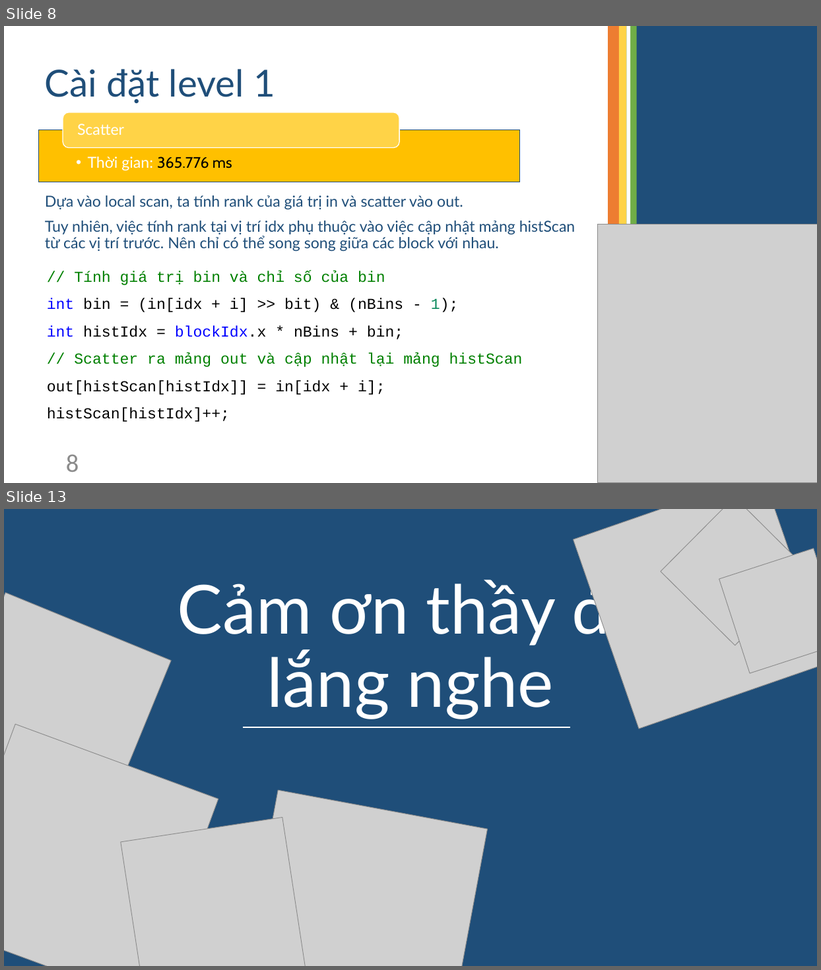
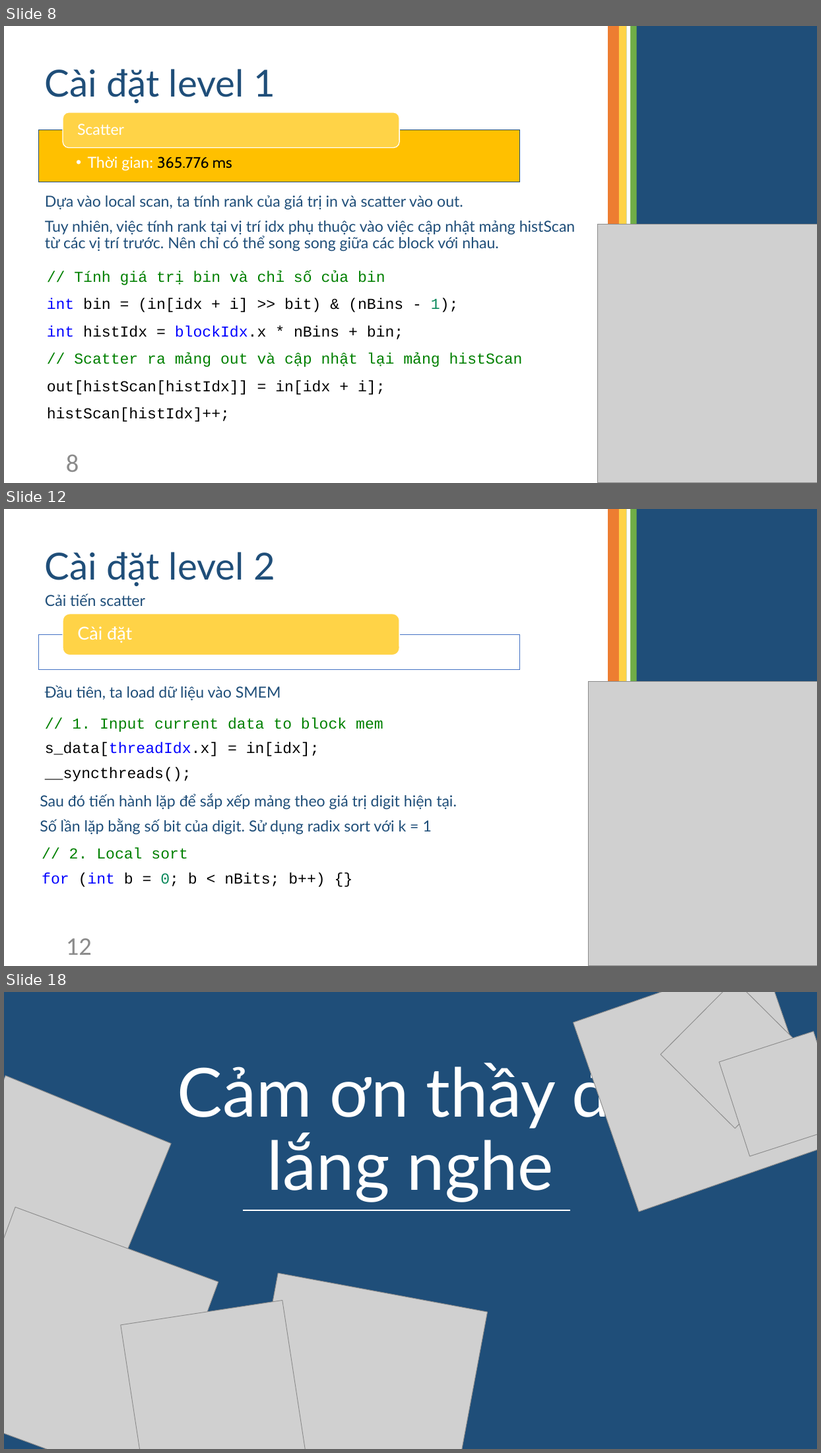
Before and after one commit to TruongNgocTai/GPU_finalProject, a slide deck: Radix Sort.pptx. Shown one above the other, each under a label of ours: slides 8 and 13 before the commit, slides 8, 12 and 18 after it; the slides between them are not shown. The pictures are 821x970 and 821x1453 pixels, drawn with LibreOffice and Linux fonts; fonts in the diff are those of the drawing; grey boxes stand for pictures. Boxes give left, top, right and bottom in pixels: in the first picture for what was removed or moved away, otherwise in the second. Text is boxed around its words. In the diff, an @@ line names an element or a change of style, - is before the commit and + after.

```diff
--- a/Radix Sort.pptx
+++ b/Radix Sort.pptx
@@ slide 12 added at [4, 509, 817, 966], background #FFFFFF @@
@@ title added at [45, 552, 275, 586], 44 pt, text #1F4E79 @@
+Cài đặt level 2
@@ text added at [45, 593, 145, 606], 18 pt, text #1F4E79 @@
+Cải tiến scatter
@@ rounded rectangle added at [63, 614, 399, 656], fill #FFD347, outline #FFFFFF 1 pt @@
@@ text added at [77, 626, 132, 643], 21 pt, text #FFFFFF @@
+Cài đặt
@@ rectangle added at [39, 634, 520, 670], fill #FFFFFF at 90% opacity, outline #4472C4 1 pt @@
@@ text added at [45, 685, 281, 700], 18 pt, text #1F4E79 @@
+Đầu tiên, ta load dữ liệu vào SMEM
@@ group added at [588, 509, 817, 966]: 5 rectangles, 1 picture @@
@@ text added at [45, 718, 384, 782], 18 pt, text #000000 @@
+// 1. Input current data to block mem
+s_data[threadIdx.x] = in[idx];
+__syncthreads();
@@ text added at [40, 793, 457, 835], 18 pt, text #1F4E79 @@
+Sau đó tiến hành lặp để sắp xếp mảng theo giá trị digit hiện tại.
+Số lần lặp bằng số bit của digit. Sử dụng radix sort với k = 1
@@ text added at [42, 848, 325, 887], 18 pt, text #000000 @@
+// 2. Local sort
+for (int b = 0; b < nBits; b++) {}
@@ page number added at [66, 939, 92, 955], 30 pt, text #8C8C8C @@
+12
@@ what was slide 13 is now slide 18 @@
```
Also in this commit, not shown: 4 slides changed, 7 other slides added, 3 slides removed, 1 other file.
